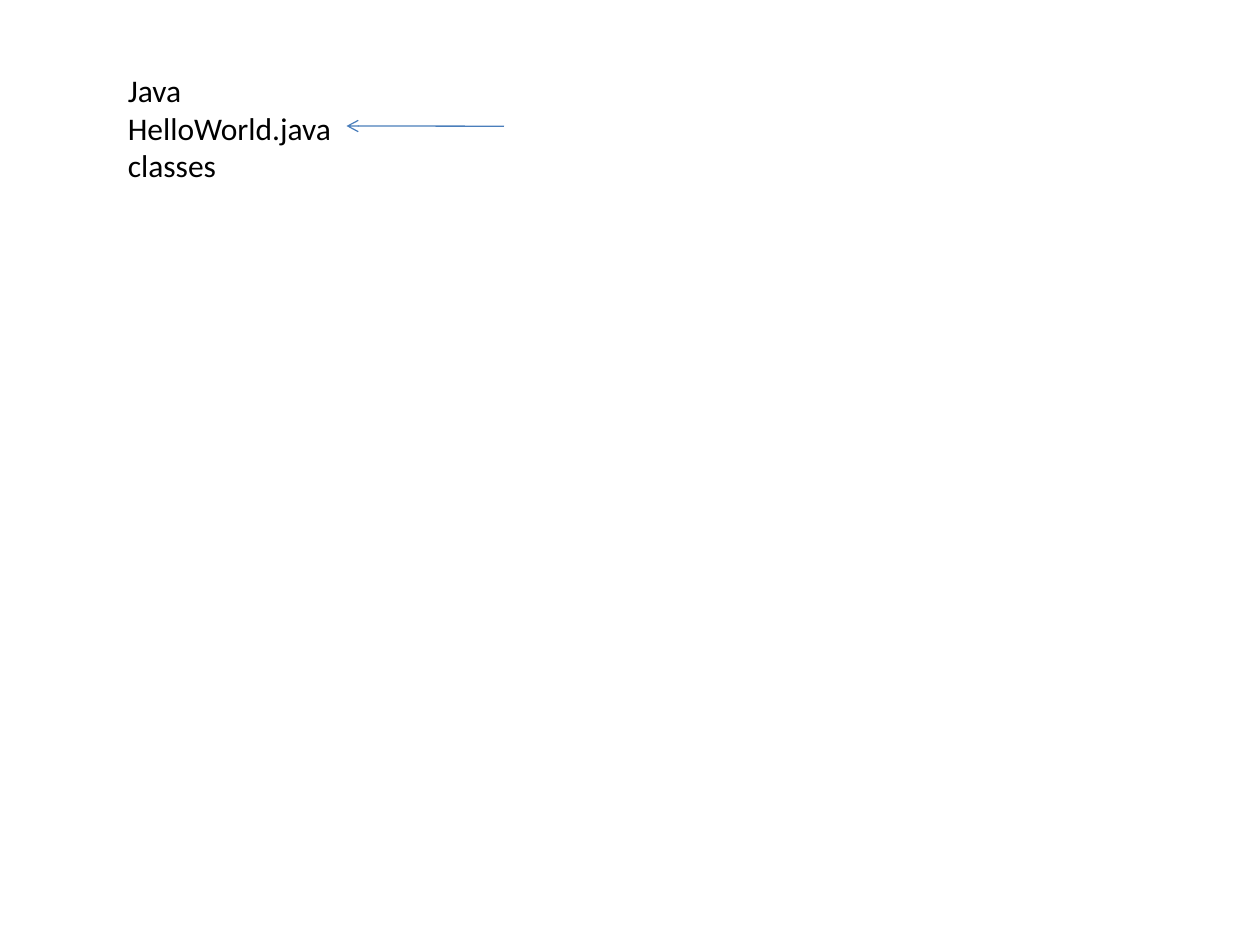
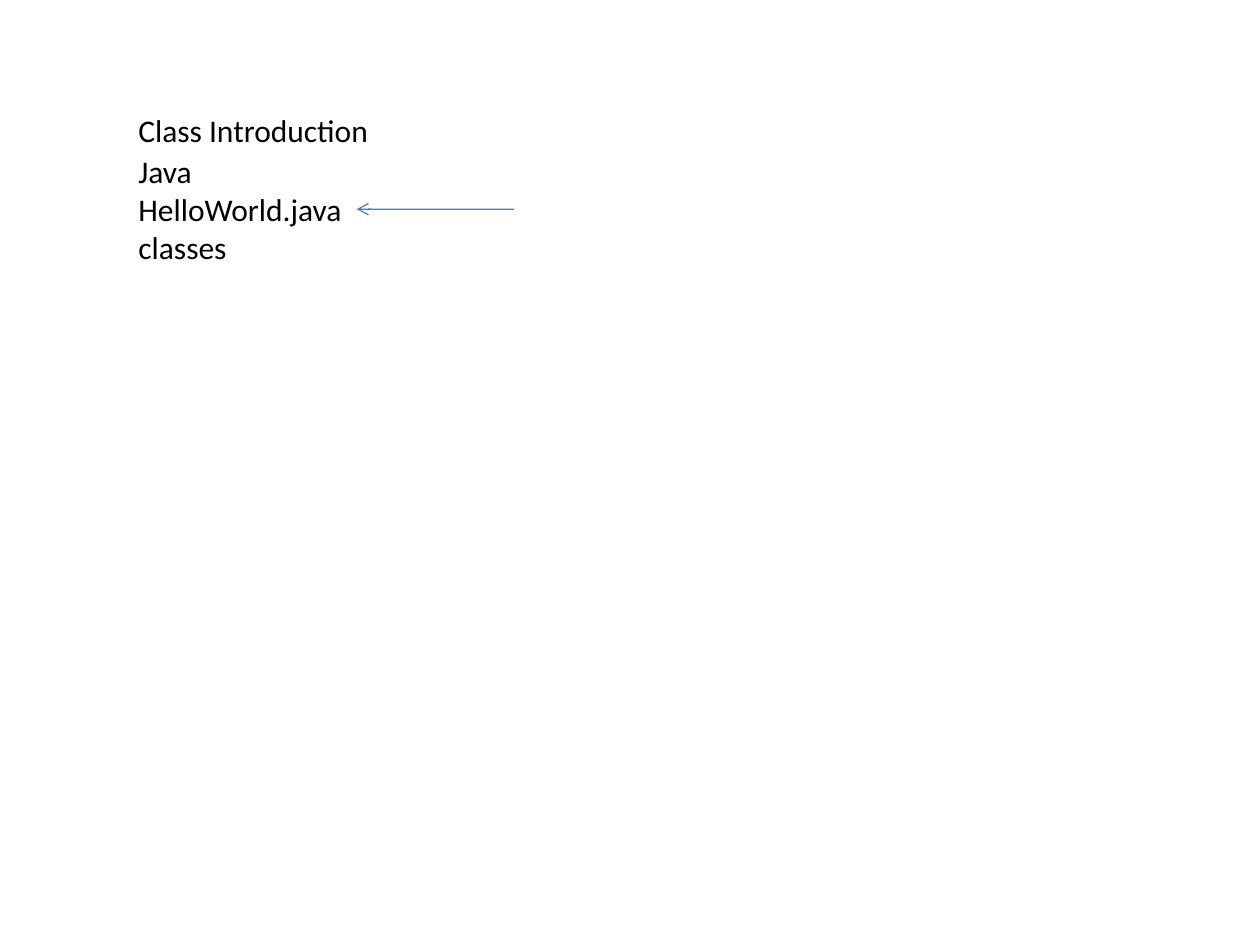
Before and after one commit to fodorclasses/fodorclasses.github.io, a slide deck: slide 28 of classes/prog2020/Prog3-Lecture01.pptx. Drawn at 1260x945 pixels with LibreOffice and Linux fonts; fonts in the diff are those of the drawing. Boxes give left, top, right and bottom in pixels: in the first picture for what was removed or moved away, otherwise in the second. Text is boxed around its words. In the diff, an @@ line names an element or a change of style, - is before the commit and + after.

```diff
--- a/classes/prog2020/Prog3-Lecture01.pptx
+++ b/classes/prog2020/Prog3-Lecture01.pptx
@@ text "Java": place and size @@
-text "Java" at [128, 81, 331, 178]
+text "Java" at [138, 162, 341, 260]
@@ text added at [138, 120, 368, 143], 18 pt, text #000000 @@
+Class Introduction
@@ arrow moved from (504, 126) - (346, 126) to (514, 209) - (357, 209) @@
```
Also in this commit, not shown: 2 other slides changed.
